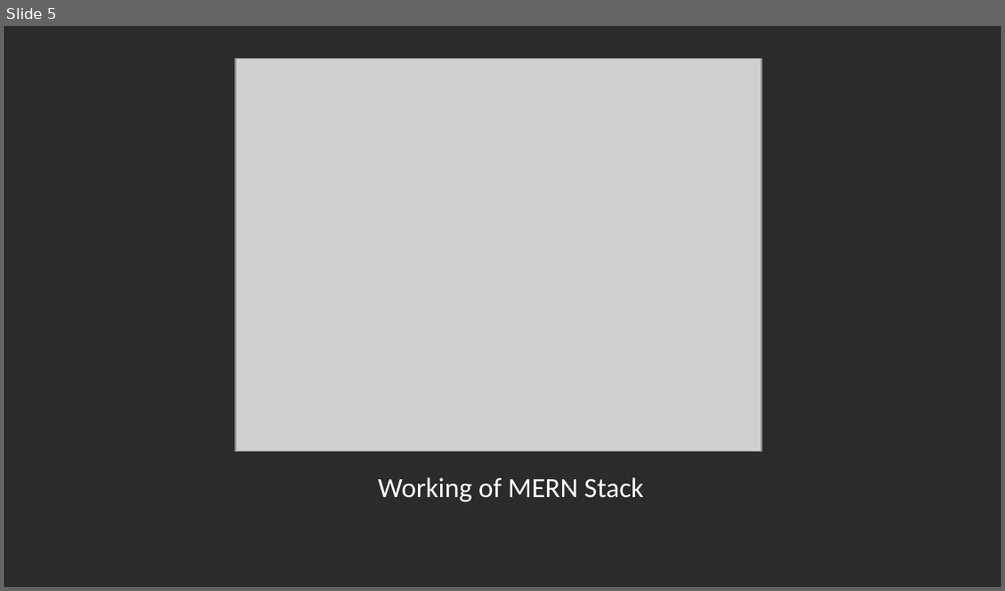
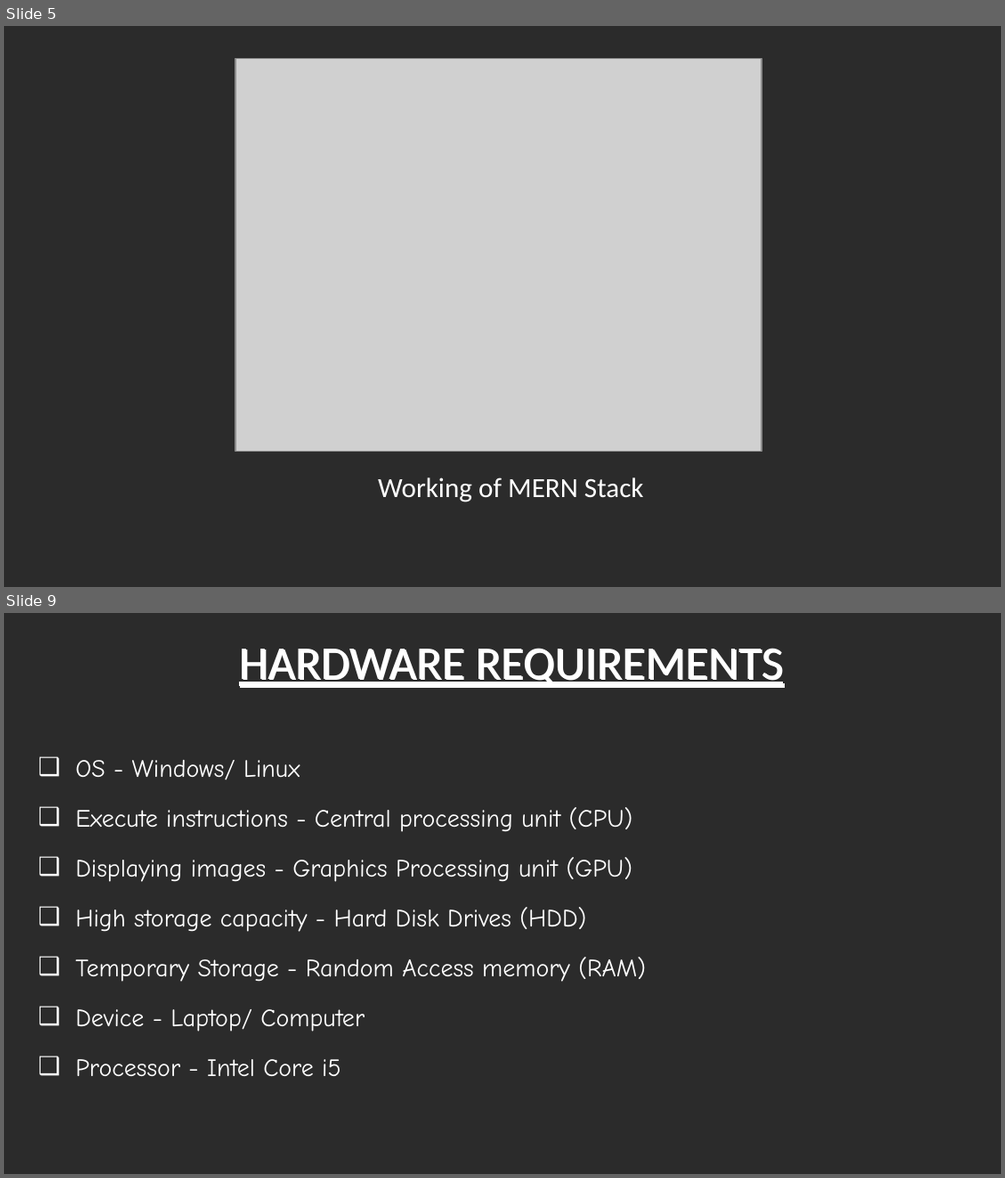
Before and after one commit to Sahithya132002/Final-Year-Project, a slide deck: Review 2.pptx. Shown one above the other, each under a label of ours: slide 5 before the commit, slides 5 and 9 after it; the slides between them are not shown. The pictures are 1005x591 and 1005x1178 pixels, drawn with LibreOffice and Linux fonts; fonts in the diff are those of the drawing; grey boxes stand for pictures; background and template pictures are left out; a plain dark background stands for a picture behind light text. Boxes give left, top, right and bottom in pixels: in the first picture for what was removed or moved away, otherwise in the second. Text is boxed around its words. In the diff, an @@ line names an element or a change of style, - is before the commit and + after.

```diff
--- a/Review 2.pptx
+++ b/Review 2.pptx
@@ slide 9 added at box(4, 613, 1001, 1174), background picture (left out) @@
@@ title added at box(239, 648, 782, 688), 34 pt, text #FFFFFF, underline @@
+HARDWARE REQUIREMENTS
@@ text added at box(75, 760, 646, 1076), 18 pt, text #FFFFFF @@
+❑ OS - Windows/ Linux
+❑ Execute instructions - Central processing unit (CPU)
+❑ Displaying images - Graphics Processing unit (GPU)
+❑ High storage capacity - Hard Disk Drives (HDD)
+❑ Temporary Storage - Random Access memory (RAM)
+❑ Device - Laptop/ Computer
+❑ Processor - Intel Core i5
```
Also in this commit, not shown: 13 slides changed, 6 other slides added, 3 slides removed, 4 other files.
